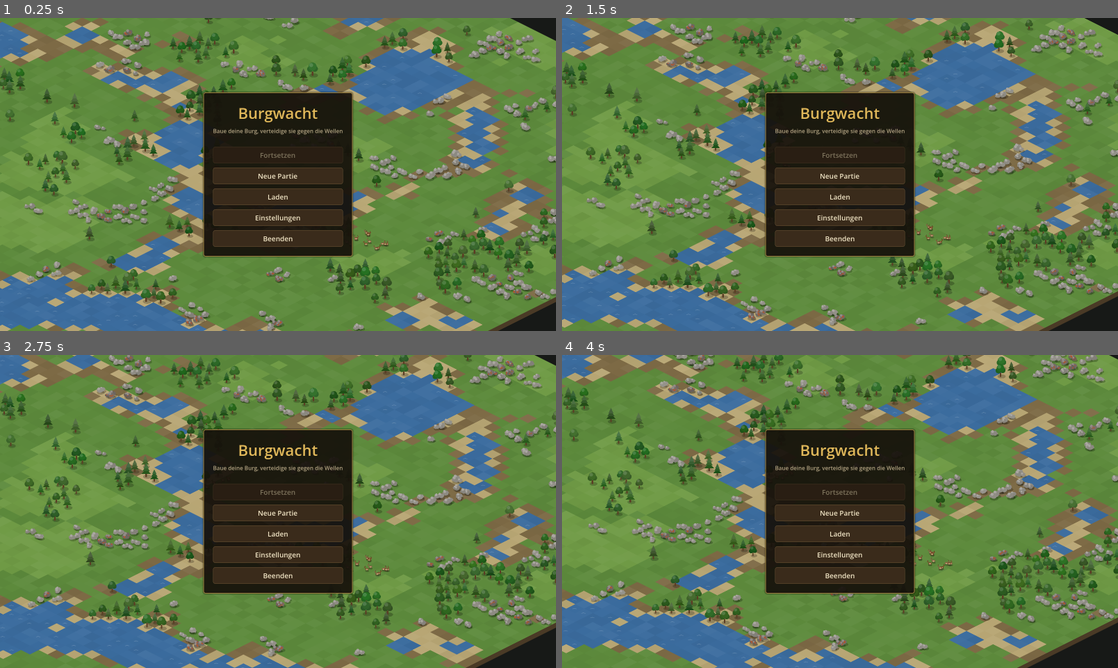
Above: before the commit, frames 1-4 (two rows, left to right).
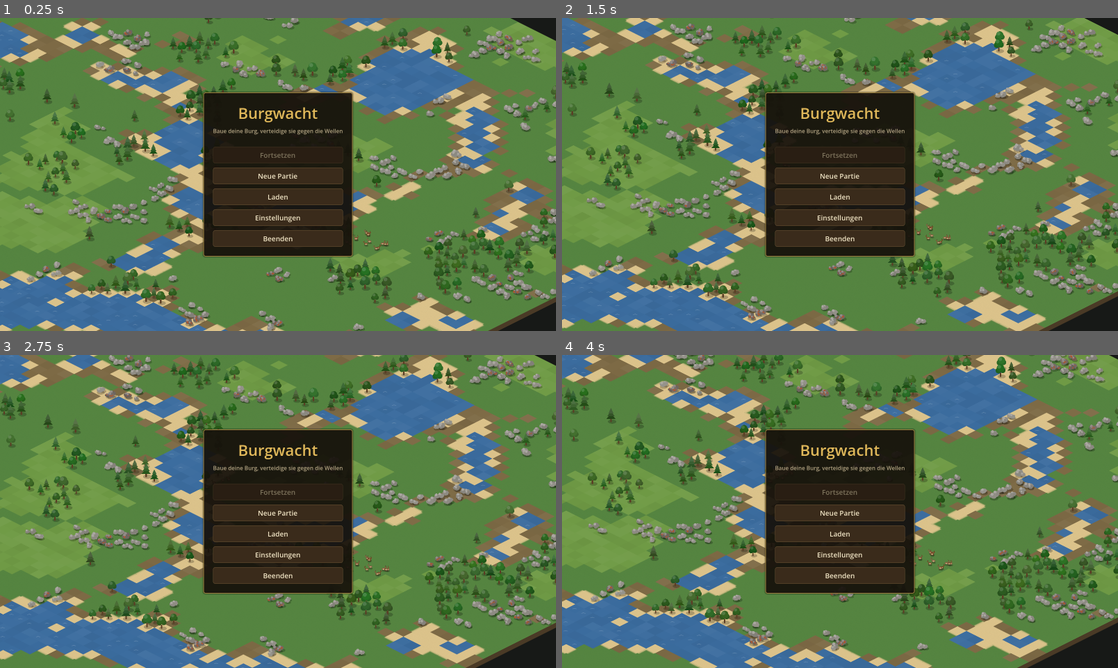
Above: after the commit, the same moments.

Repository: GwydionBr/burgwacht
Game: Godot game, scene res://scenes/main_menu.tscn
Same seed, same stepped clock (60 frames per second), same inputs: the game is played once before the commit and once after it.
Inputs (mouse positions are in pixels of both pictures, inside the frame that each line leads up to):
- Up to frame 1 (0.25 s): no input
- Up to frame 2 (1.5 s): tap Enter at 0.5 s; move the mouse to (962, 158) at 0.52 s; hold D 0.53-1.25 s; tap N at 0.6 s; click (962, 158) at 0.67 s; tap Space at 0.77 s; drag from (728, 190) to (812, 237) at 1.27 s
- Up to frame 3 (2.75 s): move the mouse to (333, 442) at 2.02 s; hold D from 2.03 s (still down); tap 2 at 2.1 s
- Up to frame 4 (4 s): release D at 2.75 s; drag from (812, 574) to (673, 464) at 2.77 s; move the mouse to (1006, 558) at 3.52 s; hold A from 3.53 s (still down); tap V at 3.6 s; tap Space at 3.77 s

The runs differ from the first frame. In frame 1, 6.1% of the frame differs, in the area x 0-95%, y 1-100%; in frame 2, 6.5%; in frame 3, 6.5%; in frame 4, 6.7%, in the area x 0-96%, y 0-100%.

Commit message:
Rendere Wiese und Ufer mit Varianten und weichen Übergängen

Diff:
--- a/data/terrain.json
+++ b/data/terrain.json
@@ -1,7 +1,37 @@
 {
-  "grass":  { "name": "Wiese",       "color": "#5d8a3c", "walkable": true,  "buildable": true },
-  "meadow": { "name": "Blumenwiese", "color": "#6f9a45", "walkable": true,  "buildable": true },
-  "dirt":   { "name": "Erde",        "color": "#7d6a45", "walkable": true,  "buildable": true },
-  "sand":   { "name": "Ufer",        "color": "#b8a674", "walkable": true,  "buildable": false },
-  "water":  { "name": "Wasser",      "color": "#3b6c9e", "walkable": false, "buildable": false }
+  "grass": {
+    "name": "Wiese",
+    "color": "#5d8a3c",
+    "walkable": true,
+    "buildable": true,
+    "sprite": "terrain/grass",
+    "sprite_variants": 4,
+    "sprite_transition": "sand"
+  },
+  "meadow": {
+    "name": "Blumenwiese",
+    "color": "#6f9a45",
+    "walkable": true,
+    "buildable": true
+  },
+  "dirt": {
+    "name": "Erde",
+    "color": "#7d6a45",
+    "walkable": true,
+    "buildable": true
+  },
+  "sand": {
+    "name": "Ufer",
+    "color": "#b8a674",
+    "walkable": true,
+    "buildable": false,
+    "sprite": "terrain/sand",
+    "sprite_variants": 4
+  },
+  "water": {
+    "name": "Wasser",
+    "color": "#3b6c9e",
+    "walkable": false,
+    "buildable": false
+  }
 }
--- a/src/core/game_defs.gd
+++ b/src/core/game_defs.gd
@@ -71,6 +71,10 @@
 		var entry: Variant = entries[id]
 		if not entry is Dictionary or not (entry as Dictionary).has("sprite"):
 			continue
+		if file_name == "terrain.json" and (entry as Dictionary).has("sprite_transition"):
+			var neighbor: Variant = entry["sprite_transition"]
+			if not neighbor is String or not entries.has(neighbor) or neighbor == id:
+				return "%s, „%s“: „sprite_transition“ muss ein anderes bekanntes Gelände nennen" % [file_name, id]
 		var reason := _sprite_error(entry)
 		if reason != "":
 			return "%s, „%s“: %s" % [file_name, id, reason]
--- a/src/view/terrain_renderer.gd
+++ b/src/view/terrain_renderer.gd
@@ -5,13 +5,19 @@
 
 ## Höhe der sichtbaren Erdkante am vorderen Kartenrand.
 const EDGE_DEPTH := 18.0
+## Doppelte Auflösung der gerenderten Kachel; eine Atlasspalte je Kantenmaske.
+const SPRITE_CELL_SIZE := Vector2(128, 64)
+const TILE_SIZE := Vector2(Iso.TILE_W, Iso.TILE_H)
 const EDGE_COLOR := Color("#4a3a26")
 const WAVE_COLOR := Color(1, 1, 1, 0.18)
 
 var _map: MapData
+var _textures: Dictionary[String, Texture2D] = {}
+var _sprite_colors: Dictionary[String, Color] = {}
 
 
 func show_map(map: MapData) -> void:
+	texture_filter = CanvasItem.TEXTURE_FILTER_LINEAR_WITH_MIPMAPS
 	_map = map
 	queue_redraw()
 
@@ -25,7 +31,10 @@
 			var tile := Vector2i(x, y)
 			var terrain_id := _map.get_terrain(tile)
 			var poly := Iso.tile_polygon(tile)
-			draw_colored_polygon(poly, _tile_color(tile, Color(terrain_defs[terrain_id]["color"])))
+			var entry: Dictionary = terrain_defs[terrain_id]
+			# Die deckende Raute schließt subpixelbreite Nähte zwischen transparenten Bildrändern.
+			draw_colored_polygon(poly, _tile_color(tile, Color(entry["color"])))
+			_draw_sprite(tile, entry)
 			if terrain_id == "water" and _tile_hash(tile) % 4 == 0:
 				_draw_wave(Iso.tile_to_world(tile))
 			_draw_map_edge(tile, poly)
@@ -53,3 +62,36 @@
 
 func _tile_hash(tile: Vector2i) -> int:
 	return absi(hash(tile))
+
+
+## Kantenmaske im Uhrzeigersinn: Norden, Osten, Süden, Westen; diagonale Nachbarn zählen nicht.
+static func transition_mask(map: MapData, tile: Vector2i, neighbor_id: String) -> int:
+	var offsets: Array[Vector2i] = [Vector2i.UP, Vector2i.RIGHT, Vector2i.DOWN, Vector2i.LEFT]
+	var mask: int = 0
+	for index: int in offsets.size():
+		var neighbor: Vector2i = tile + offsets[index]
+		if map.in_bounds(neighbor) and map.get_terrain(neighbor) == neighbor_id:
+			mask |= 1 << index
+	return mask
+
+
+## Rein aus der Kachelposition, ohne Zufall der Spielwelt oder Eintrag im Spielstand.
+static func variant_index(tile: Vector2i, count: int) -> int:
+	return posmod(tile.x * 17 + tile.y * 31 + tile.x * tile.y * 7, maxi(count, 1))
+
+
+func _draw_sprite(tile: Vector2i, entry: Dictionary) -> bool:
+	if not entry.has("sprite"):
+		return false
+	var variant: int = variant_index(tile, int(entry.get("sprite_variants", 1)))
+	var path: String = GameDefs.sprite_path(entry, variant)
+	if not _textures.has(path):
+		if not ResourceLoader.exists(path):
+			return false
+		_textures[path] = load(path) as Texture2D
+		_sprite_colors[path] = _textures[path].get_image().get_pixel(int(SPRITE_CELL_SIZE.x / 2), int(SPRITE_CELL_SIZE.y / 2))
+	var mask: int = transition_mask(_map, tile, str(entry["sprite_transition"])) if entry.has("sprite_transition") else 0
+	draw_colored_polygon(Iso.tile_polygon(tile), _sprite_colors[path])
+	var center: Vector2 = Iso.tile_to_world(tile)
+	draw_texture_rect_region(_textures[path], Rect2(center - TILE_SIZE / 2, TILE_SIZE), Rect2(Vector2(mask * SPRITE_CELL_SIZE.x, 0), SPRITE_CELL_SIZE))
+	return true
--- a/tests/setups/gallery.gd
+++ b/tests/setups/gallery.gd
@@ -36,6 +36,11 @@
 		# Mitte der Grundfläche auf der Reihe: x + y + size = row_sum.
 		helper.place(world, type_id, Vector2i(x, row_sum - size - x))
 		x += size + GAP
+	# Uferstreifen oberhalb der Gebäudereihen, mit geraden Kanten und einer Ecke.
+	for terrain_y: int in range(20, 25):
+		for terrain_x: int in range(20, 27):
+			if terrain_x >= 23 or terrain_y >= 23:
+				world.map.set_terrain(Vector2i(terrain_x, terrain_y), "sand")
 	return world
 
 
--- a/tests/test_game_defs.gd
+++ b/tests/test_game_defs.gd
@@ -67,3 +67,9 @@
 	var entry := {"sprite": "deposits/tree", "sprite_variants": 4}
 	assert_eq(GameDefs.sprite_path(entry, 5), "res://assets/sprites/deposits/tree_1.png", "Variante:")
 	assert_eq(GameDefs.shadow_path(entry, 7), "res://assets/sprites/deposits/tree_3_shadow.png", "Schatten:")
+
+
+func test_terrain_transition_requires_a_known_neighbor_type() -> void:
+	var entries: Dictionary = {"grass": {"sprite": "terrain/grass", "sprite_transition": "missing"}}
+	assert_eq(GameDefs.sprites_error("terrain.json", entries),
+			"terrain.json, „grass“: „sprite_transition“ muss ein anderes bekanntes Gelände nennen", "Fehler:")
--- /dev/null
+++ b/tests/test_terrain_renderer.gd
@@ -0,0 +1,37 @@
+extends TestCase
+## Geländeübergänge und Varianten über die öffentliche Auswahl der Ansicht, ohne Grafik.
+
+
+func test_transition_uses_edges_but_not_diagonal_neighbors() -> void:
+	var map := MapData.new(3, 3)
+	map.set_terrain(Vector2i(1, 0), "sand")
+	map.set_terrain(Vector2i(2, 1), "sand")
+	map.set_terrain(Vector2i(0, 2), "sand")
+	assert_eq(TerrainRenderer.transition_mask(map, Vector2i(1, 1), "sand"), 3, "Obere und rechte Kante:")
+
+
+func test_position_variants_survive_reload() -> void:
+	var map := MapData.new(3, 3)
+	var loaded := MapData.from_data(map.to_data())
+	var before: Array[int] = []
+	var after: Array[int] = []
+	for y in map.height:
+		for x in map.width:
+			var tile := Vector2i(x, y)
+			before.append(TerrainRenderer.variant_index(tile, 4))
+	for y: int in loaded.height:
+		for x: int in loaded.width:
+			after.append(TerrainRenderer.variant_index(Vector2i(x, y), 4))
+	assert_eq(before, [0, 1, 2, 3, 3, 3, 2, 1, 0], "Verteilte Varianten:")
+	assert_eq(before, after, "Varianten nach Laden:")
+	assert_eq(loaded.get_terrain(Vector2i(1, 1)), "grass", "Gelände:")
+	assert_eq(TerrainRenderer.variant_index(Vector2i(0, 0), 4), 0, "Erste Variante:")
+	assert_eq(TerrainRenderer.variant_index(Vector2i(1, 0), 4), 1, "Zweite Variante:")
+
+
+func test_transition_includes_south_and_west_and_ignores_map_border() -> void:
+	var map := MapData.new(2, 2)
+	map.set_terrain(Vector2i(0, 1), "sand")
+	map.set_terrain(Vector2i(1, 0), "sand")
+	assert_eq(TerrainRenderer.transition_mask(map, Vector2i(1, 1), "sand"), 9, "Nord und West:")
+	assert_eq(TerrainRenderer.transition_mask(map, Vector2i(0, 0), "sand"), 6, "Ost und Süd:")
--- /dev/null
+++ b/tools/render/recipes/terrain/grass.json
@@ -0,0 +1,8 @@
+{
+  "terrain": {
+    "model": "kenney-nature/ground_grass.glb",
+    "color": "leaf",
+    "transition_color": "sand",
+    "variants": 4
+  }
+}
--- /dev/null
+++ b/tools/render/recipes/terrain/sand.json
@@ -0,0 +1,8 @@
+{
+  "terrain": {
+    "model": "kenney-nature/ground_grass.glb",
+    "color": "sand",
+    "transition_color": null,
+    "variants": 4
+  }
+}
Binary file added: assets/sprites/terrain/grass.png
Not shown, added: assets/sprites/terrain/grass.png.import
Binary file added: assets/sprites/terrain/grass_1.png
Not shown, added: assets/sprites/terrain/grass_1.png.import
Binary file added: assets/sprites/terrain/grass_1_shadow.png
Not shown, added: assets/sprites/terrain/grass_1_shadow.png.import
Binary file added: assets/sprites/terrain/grass_2.png
Not shown, added: assets/sprites/terrain/grass_2.png.import
Binary file added: assets/sprites/terrain/grass_2_shadow.png
Not shown, added: assets/sprites/terrain/grass_2_shadow.png.import
Binary file added: assets/sprites/terrain/grass_3.png
Not shown, added: assets/sprites/terrain/grass_3.png.import
(and 27 more such lines)
